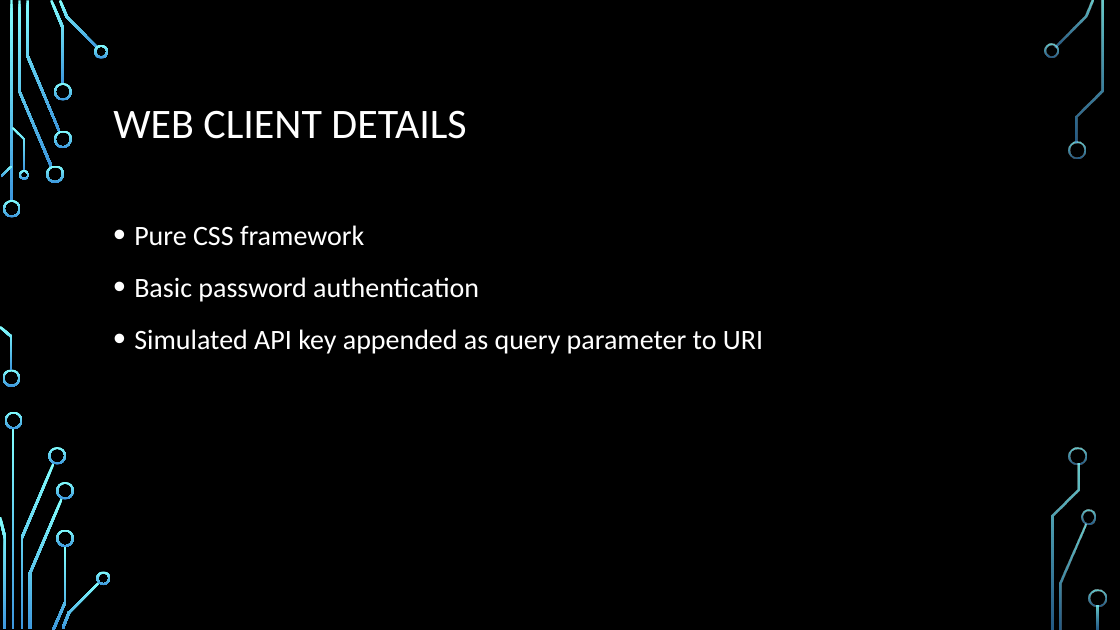
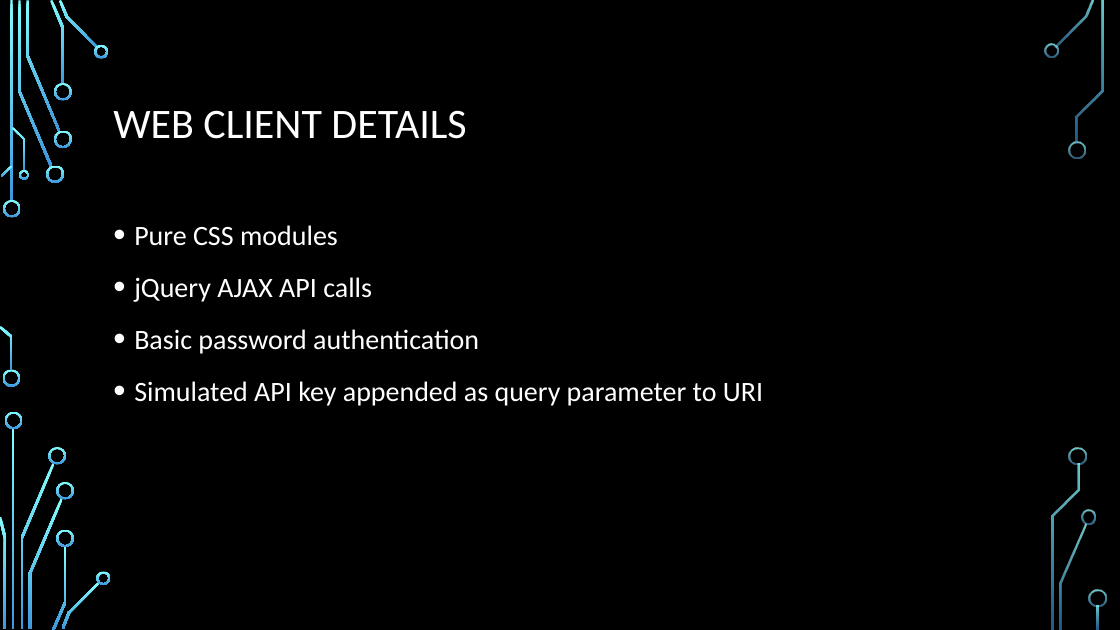
Before and after one commit to DemetriosBairaktaris/WS, a slide deck: slide 5 of doc/presentation/FinalPresentation.pptx. Drawn at 1120x630 pixels with LibreOffice and Linux fonts; fonts in the diff are those of the drawing; background and template pictures are left out. Boxes give left, top, right and bottom in pixels: in the first picture for what was removed or moved away, otherwise in the second. Text is boxed around its words. In the diff, an @@ line names an element or a change of style, - is before the commit and + after.

```diff
--- a/doc/presentation/FinalPresentation.pptx
+++ b/doc/presentation/FinalPresentation.pptx
@@ text at box(134, 225, 372, 302): text changed @@
-• Pure CSS framework
+• Pure CSS modules
+• jQuery AJAX API calls
```
Also in this commit, not shown: 2 other slides changed, 4 other files.
